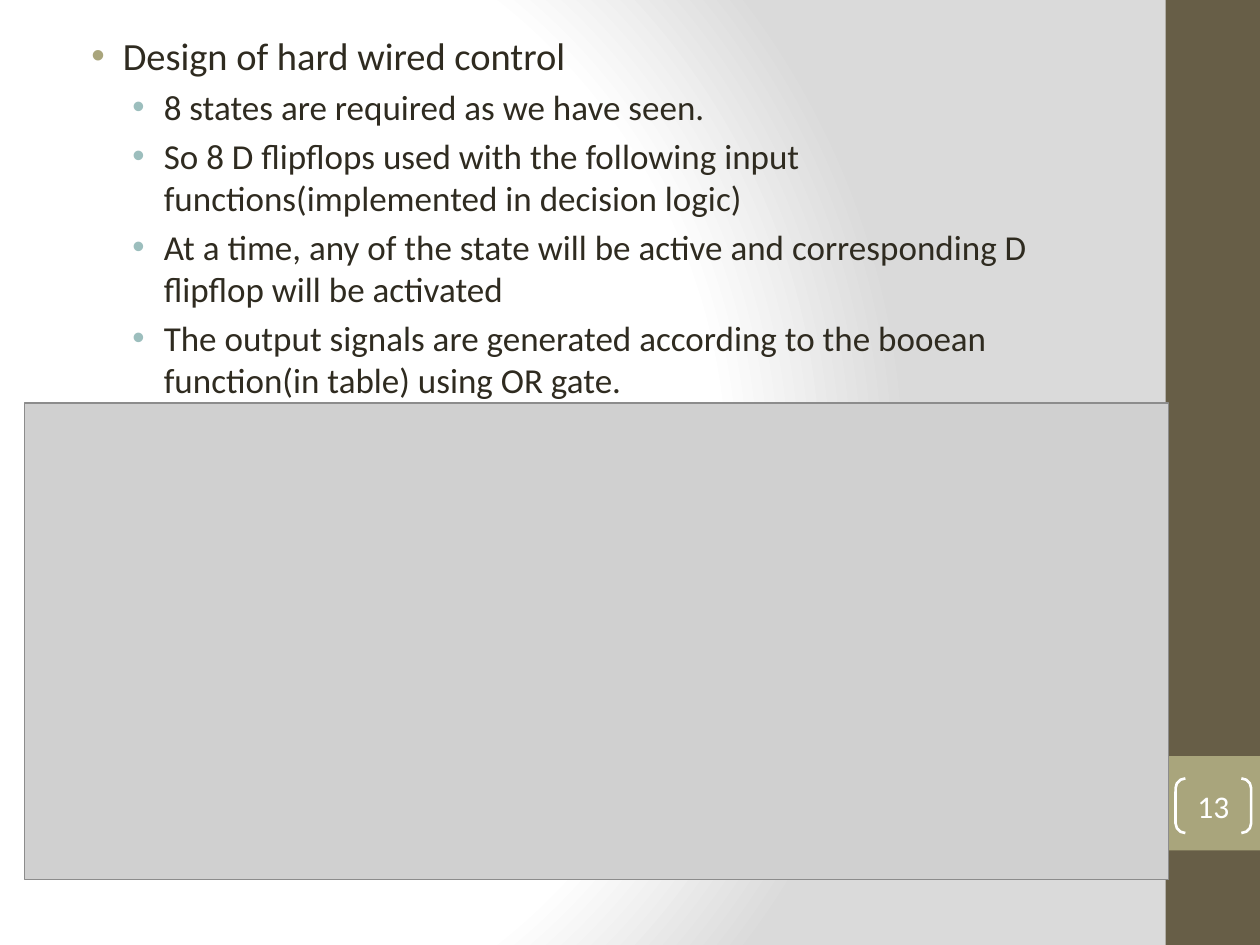
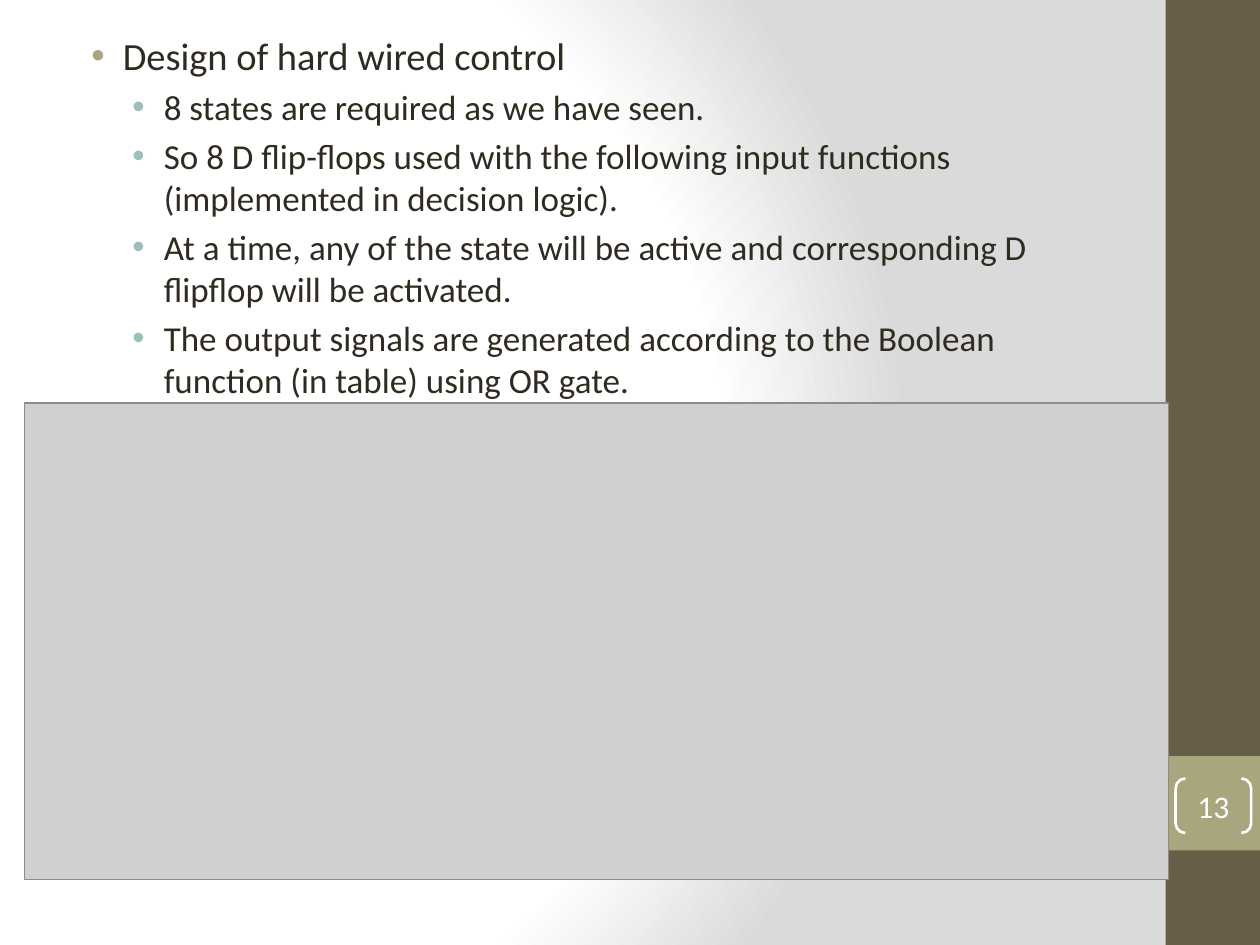
Before and after one commit to GeneralNitin/S4, a slide deck: slide 13 of S4/02. COA/Notes & PPTs/Module 6.1 - Control logic design.pptx. Drawn at 1260x945 pixels with LibreOffice and Linux fonts; fonts in the diff are those of the drawing; grey boxes stand for pictures. Boxes give left, top, right and bottom in pixels: in the first picture for what was removed or moved away, otherwise in the second. Text is boxed around its words. In the diff, an @@ line names an element or a change of style, - is before the commit and + after.

Commit message:
Corrected spelling mistakes in ppt, added bookmarks in Morris Mano COA

```diff
--- a/S4/02. COA/Notes & PPTs/Module 6.1 - Control logic design.pptx
+++ b/S4/02. COA/Notes & PPTs/Module 6.1 - Control logic design.pptx
@@ text at [164,144,1027,399]: text changed @@
-  • So 8 D flipflops used with the following input functions(implemented in decision logic)
-  • At a time, any of the state will be active and corresponding D flipflop will be activated
-  • The output signals are generated according to the booean function(in table) using OR gate.
+  • So 8 D flip-flops used with the following input functions (implemented in decision logic).
+  • At a time, any of the state will be active and corresponding D flipflop will be activated.
+  • The output signals are generated according to the Boolean function (in table) using OR gate.
```
Also in this commit, not shown: 1 other slide changed, 1 other file.
